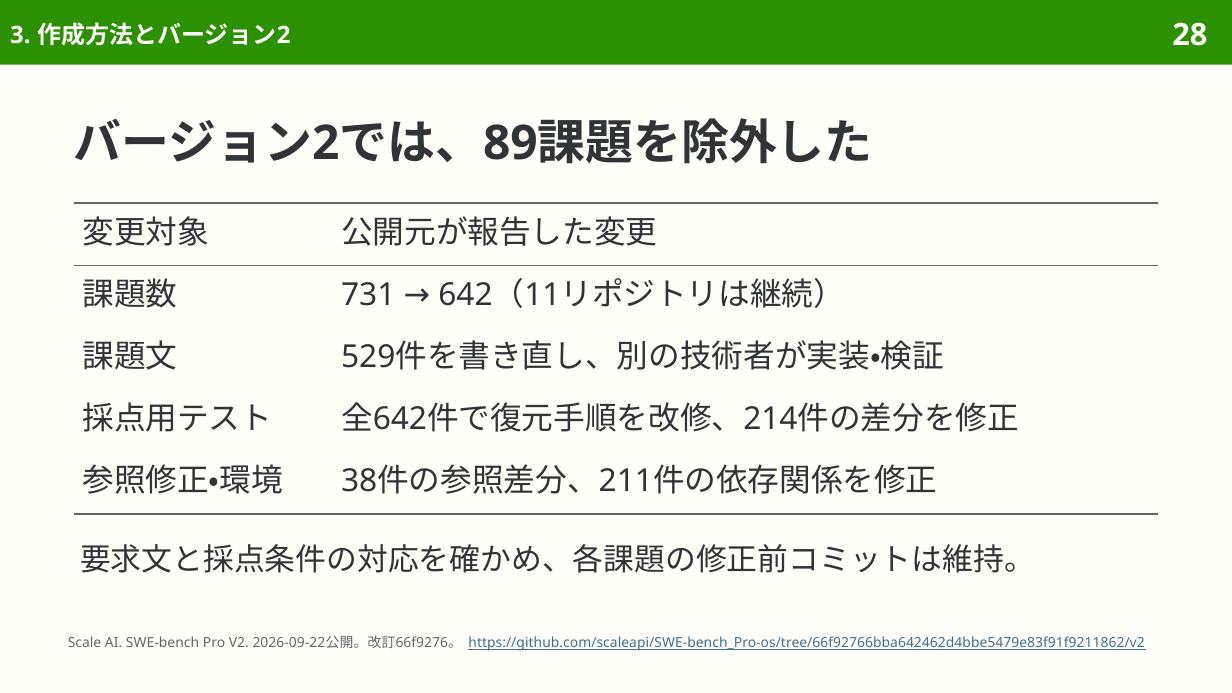
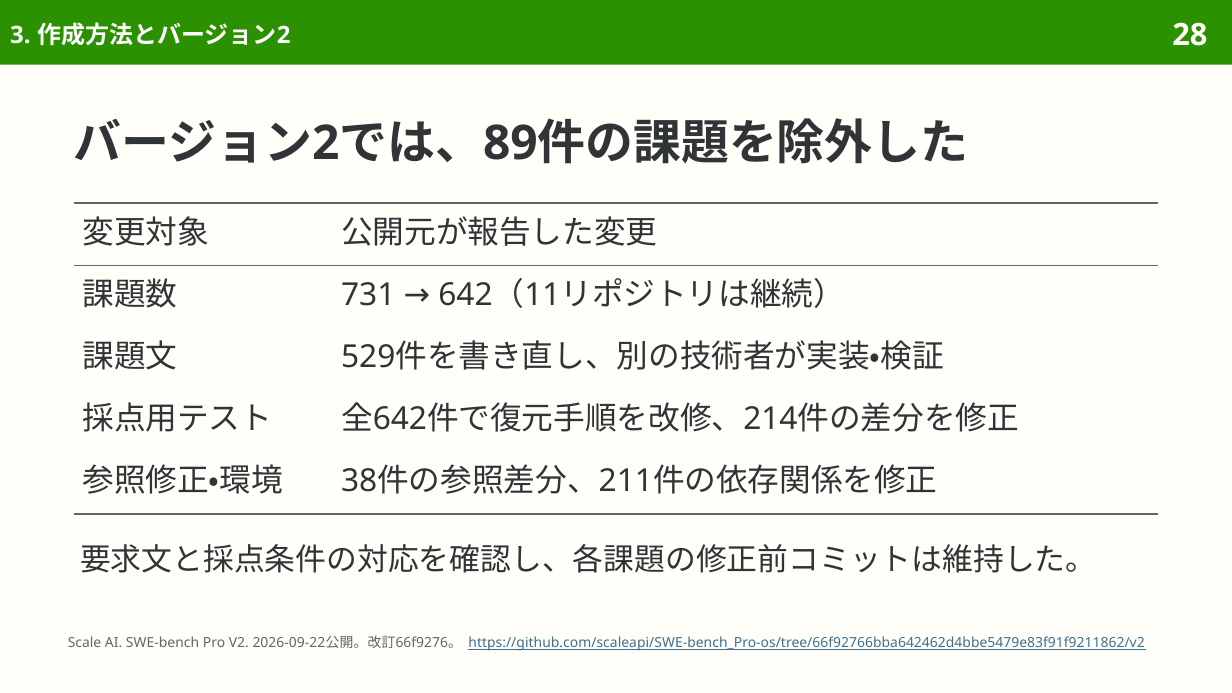
Before and after one commit to sasakiy84/datasets-in-10-minutes, a slide deck: slide 28 of slides/datasets-in-10-minutes-swe-bench-pro.pptx. Drawn at 1232x693 pixels with LibreOffice and Linux fonts; fonts in the diff are those of the drawing. Boxes give left, top, right and bottom in pixels: in the first picture for what was removed or moved away, otherwise in the second. Text is boxed around its words. In the diff, an @@ line names an element or a change of style, - is before the commit and + after.

```diff
--- a/slides/datasets-in-10-minutes-swe-bench-pro.pptx
+++ b/slides/datasets-in-10-minutes-swe-bench-pro.pptx
@@ title at box(74, 118, 968, 164): text changed @@
-バージョン2では、89課題を除外した
+バージョン2では、89件の課題を除外した
@@ text at box(80, 544, 1096, 573): text changed @@
-要求文と採点条件の対応を確かめ、各課題の修正前コミットは維持。
+要求文と採点条件の対応を確認し、各課題の修正前コミットは維持した。
```
Also in this commit, not shown: 17 other slides changed, 7 other files.
